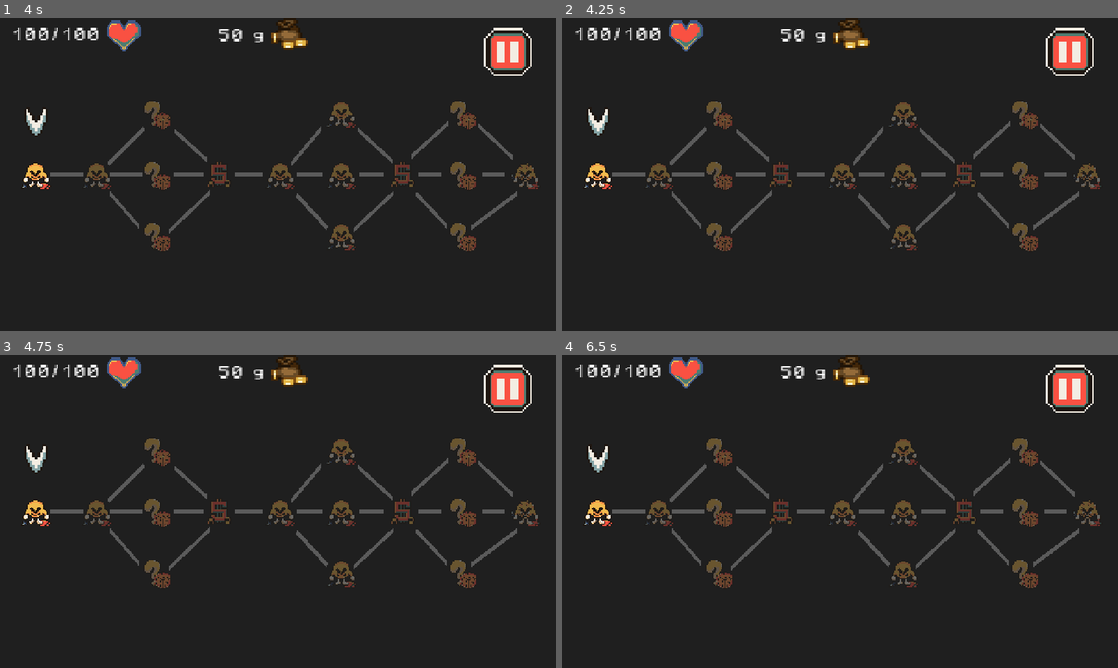
Above: before the commit, frames 1-4 (two rows, left to right).
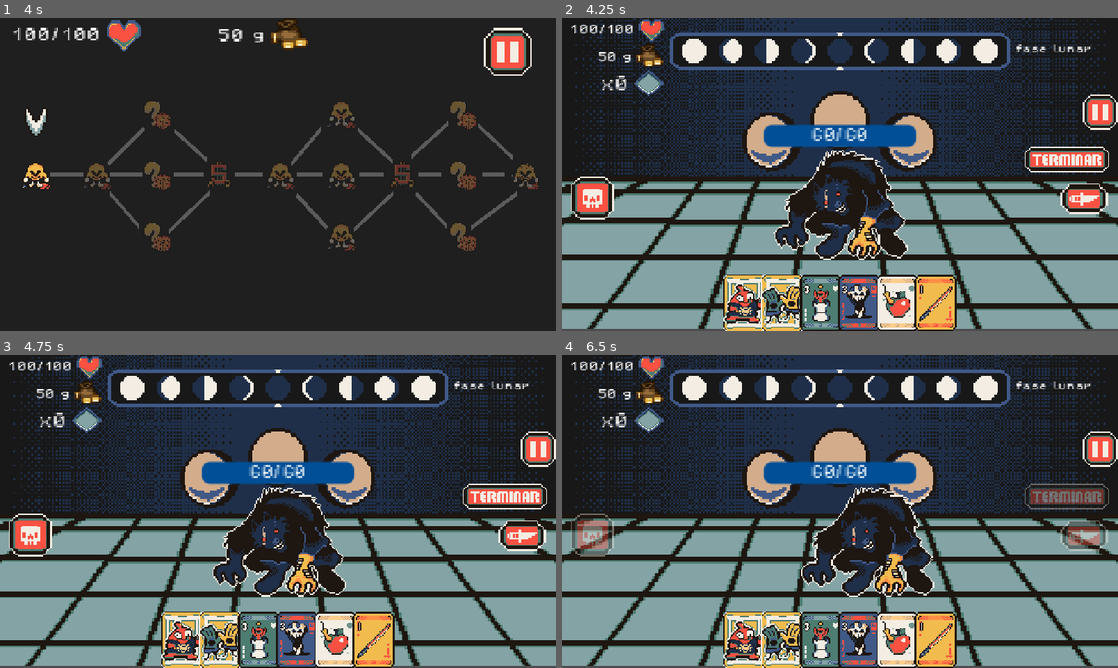
Above: after the commit, the same moments.

Repository: DarkJans19/GameJam_2026
Game: Godot game, scene res://stages/menu/menu.tscn
The game is run twice, just before and just after one commit, with the same random seed, the same clock (stepped at 60 frames per second) and the same inputs. Sound files missing from this copy of the repository are replaced by a short silence.
Inputs (mouse positions are in pixels of both pictures, inside the frame that each line leads up to):
- Up to frame 1 (4 s): click "Jugar" at 0.5 s; click (505, 52) at 1.25 s; click "Reanudar" at 2 s; tap Enter at 2.75 s; move the mouse to (33, 174) at 2.77 s; tap W (attack) at 2.85 s; click (33, 174) at 2.92 s; tap Space at 3.5 s; move the mouse to (155, 174) at 3.52 s; tap A (hurt) at 3.6 s; click (155, 174) at 3.67 s
- Up to frame 2 (4.25 s): no input
- Up to frame 3 (4.75 s): click (522, 536) at 4.27 s
- Up to frame 4 (6.5 s): click (589, 536) at 5.02 s; click (1067, 495) at 5.77 s

Frame 1 is identical in both runs. In frame 2, 67% of the frame differs, in the area x 0-100%, y 0-100%; in frame 3, 67%; in frame 4, 67%.

Commit message:
correccion bug

Diff:
--- a/stages/combat/combat.tscn
+++ b/stages/combat/combat.tscn
@@ -12,6 +12,7 @@
 [ext_resource type="PackedScene" uid="uid://q6d27imrgt4t" path="res://entities/player/cards/card_manager/CardManager.tscn" id="11_3yitc"]
 [ext_resource type="PackedScene" uid="uid://b662s4f2al1rk" path="res://entities/player/gold.tscn" id="12_crids"]
 [ext_resource type="PackedScene" uid="uid://3xjnj3dw2lqo" path="res://entities/player/cards/player_hand/PlayerHand.tscn" id="12_p3u4l"]
+[ext_resource type="PackedScene" uid="uid://8rqppus5c82y" path="res://entities/player/sacrifice_count.tscn" id="13_jlhlv"]
 [ext_resource type="PackedScene" uid="uid://dy0ewsimw8mem" path="res://entities/player/health.tscn" id="13_yl2py"]
 [ext_resource type="Texture2D" uid="uid://dss0i0a3pdla7" path="res://assets/UI/UI Pausa.png" id="14_crids"]
 [ext_resource type="PackedScene" uid="uid://4y02hes2oncj" path="res://stages/ui/pause.tscn" id="15_7oxte"]
@@ -116,23 +117,22 @@
 grow_vertical = 1
 scale = Vector2(0.4, 0.4)
 
-[node name="sacrificeCount" parent="." unique_id=550723547 instance=ExtResource("18_t7ues")]
-z_index = 3
-offset_left = -131.0
-offset_top = -59.999996
-offset_right = -131.0
-offset_bottom = -59.999996
-scale = Vector2(0.4, 0.4)
-
-[node name="faseLunarLabel" type="Label" parent="sacrificeCount" unique_id=1796216407]
-z_index = 3
+[node name="Sacrifice2" parent="." unique_id=550723547 instance=ExtResource("13_jlhlv")]
+z_index = 4
+offset_left = -137.0
+offset_top = -63.0
+offset_right = -137.0
+offset_bottom = -63.0
+scale = Vector2(0.5, 0.5)
+
+[node name="faseLunarLabel" type="Label" parent="Sacrifice2" unique_id=1658044291]
 layout_mode = 0
-offset_left = 577.5
-offset_top = -32.500015
-offset_right = 675.5
-offset_bottom = -17.500015
+offset_left = 476.0
+offset_top = -22.0
+offset_right = 604.0
+offset_bottom = -6.0
 theme_override_font_sizes/font_size = 11
-text = "Fase lunar"
+text = "fase lunar"
 
 [node name="CanvasLayer" type="CanvasLayer" parent="." unique_id=721112337]
 
